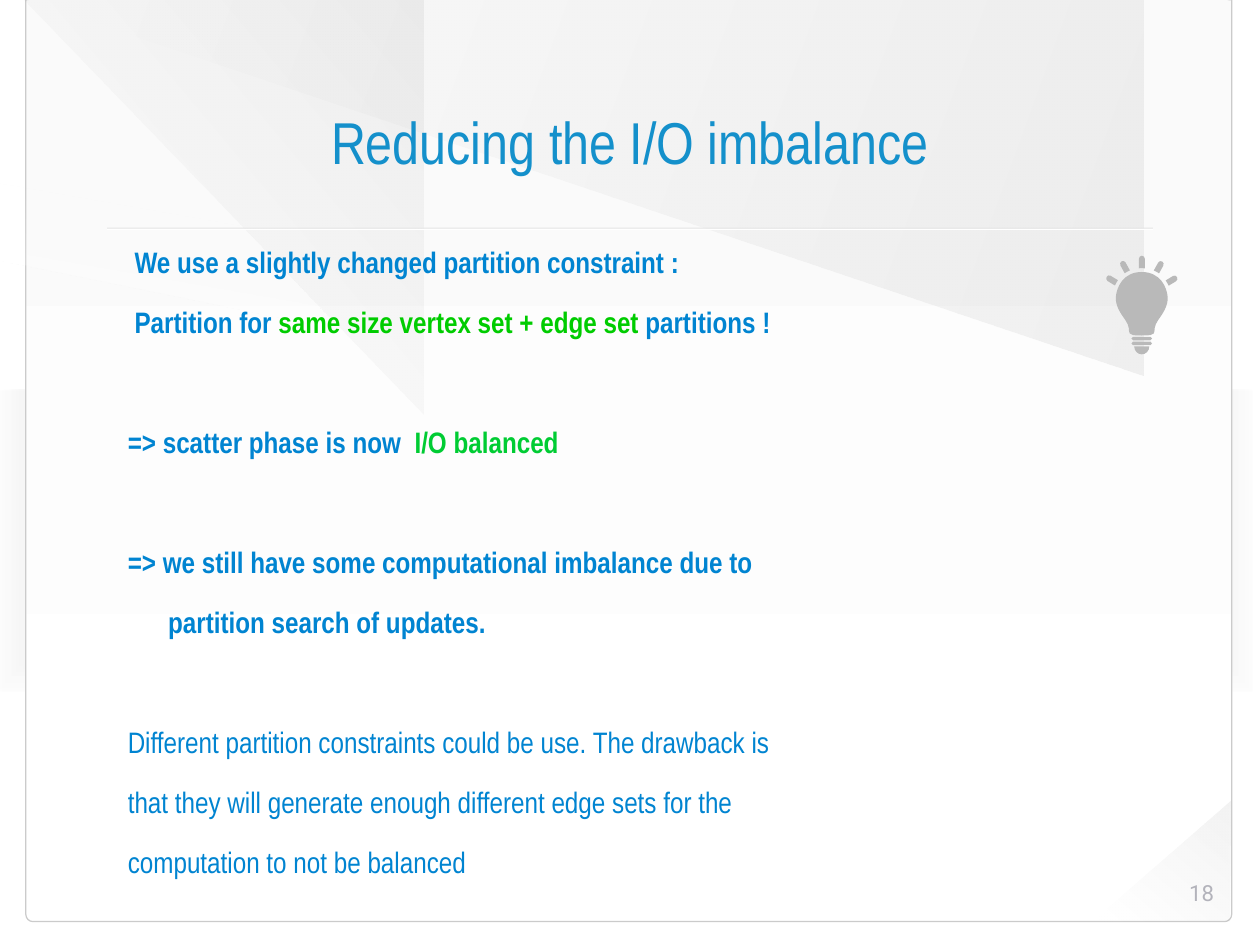
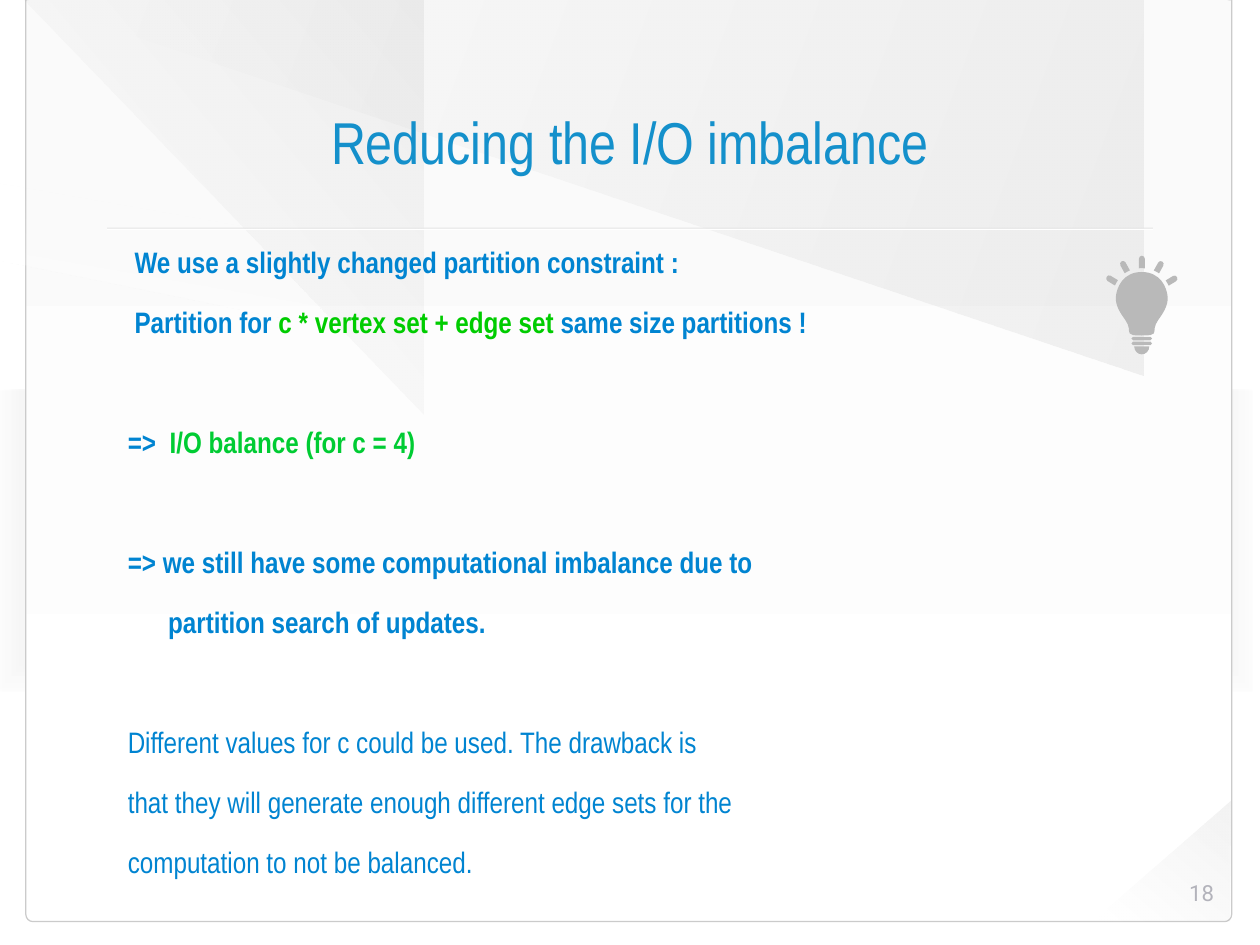
Before and after one commit to HaprianVlad/chaos, a slide deck: slide 18 of presentation.odp. Drawn at 1260x945 pixels with LibreOffice and Linux fonts; fonts in the diff are those of the drawing; background and template pictures are left out. Boxes give left, top, right and bottom in pixels: in the first picture for what was removed or moved away, otherwise in the second. Text is boxed around its words. In the diff, an @@ line names an element or a change of style, - is before the commit and + after.

```diff
--- a/presentation.odp
+++ b/presentation.odp
@@ text at [135, 311, 792, 458]: text changed @@
-Partition for same size vertex set + edge set partitions !
-=> scatter phase is now I/O balanced
+Partition for c * vertex set + edge set same size partitions !
+=> I/O balance (for c = 4)
@@ text at [128, 731, 696, 754]: text changed @@
-Different partition constraints could be use. The drawback is
+Different values for c could be used. The drawback is
@@ text at [128, 851, 473, 878]: text changed @@
-computation to not be balanced
+computation to not be balanced.
```
Also in this commit, not shown: 3 other slides changed, 2 other files.
